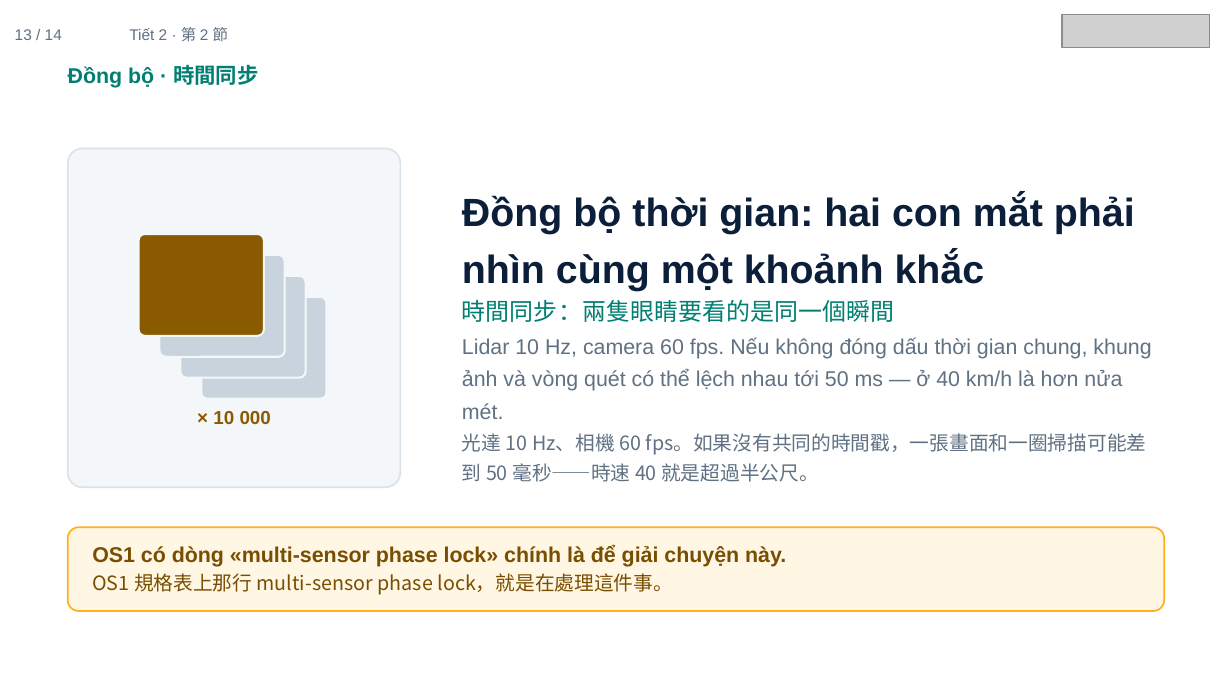
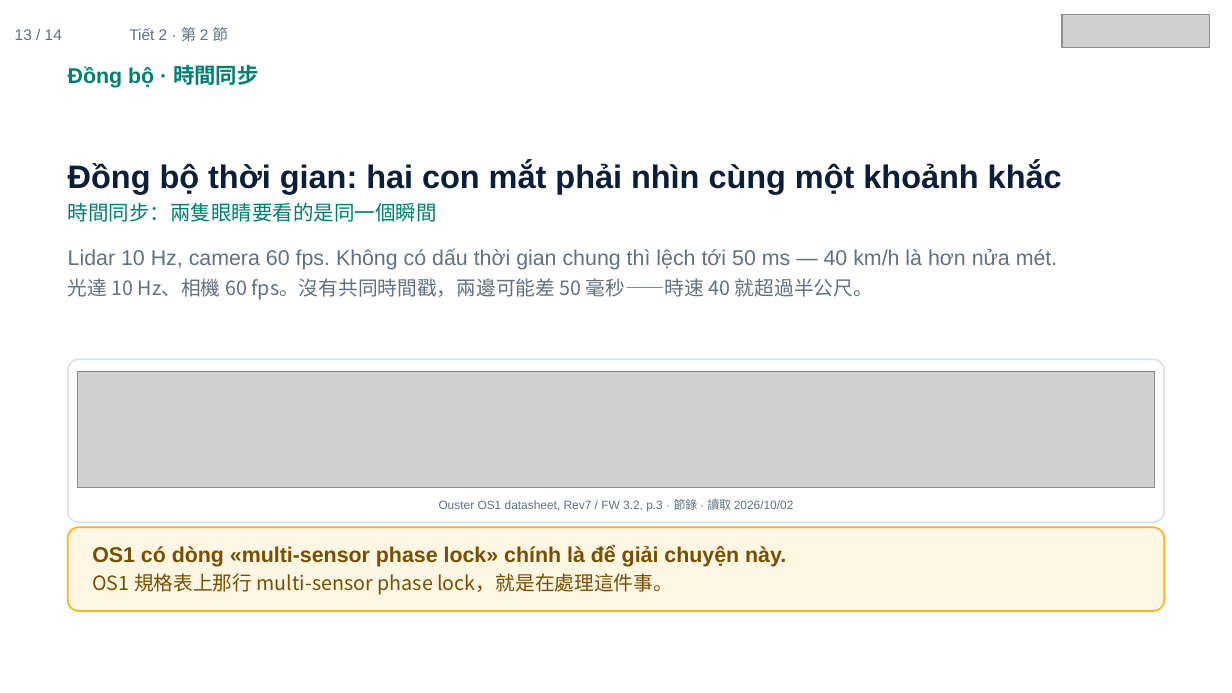
Before and after one commit to ch-neural/MITUST-Principles-of-Self-Driving-Cars, a slide deck: slide 13 of 第五週(10-08)/第五週_第2節_簡報.pptx. Drawn at 1232x693 pixels with LibreOffice and Linux fonts; fonts in the diff are those of the drawing; grey boxes stand for pictures. Boxes give left, top, right and bottom in pixels: in the first picture for what was removed or moved away, otherwise in the second. Text is boxed around its words. In the diff, an @@ line names an element or a change of style, - is before the commit and + after.

```diff
--- a/第五週(10-08)/第五週_第2節_簡報.pptx
+++ b/第五週(10-08)/第五週_第2節_簡報.pptx
@@ text "Đồng bộ thời gian: hai ...": place and size @@
-text "Đồng bộ thời gian: hai ..." at bbox=[462, 195, 1135, 322]
+text "Đồng bộ thời gian: hai ..." at bbox=[68, 162, 1062, 222]
@@ text "Đồng bộ thời gian: hai ..." at bbox=[68, 162, 1062, 222]: size 23 to 19 pt in "Đồng bộ thời gian: hai con mắt ..."; size 14 to 12 pt in "時間同步：兩隻眼睛要看的是同一個瞬間" @@
@@ rounded rectangle removed at bbox=[68, 149, 400, 488] @@
@@ rounded rectangle removed at bbox=[139, 234, 265, 336] @@
@@ text at bbox=[68, 248, 1057, 300]: text changed @@
-Lidar 10 Hz, camera 60 fps. Nếu không đóng dấu thời gian chung, khung ảnh và vòng quét có thể lệch nhau tới 50 ms — ở 40 km/h là hơn nửa mét.
-光達 10 Hz、相機 60 fps。如果沒有共同的時間戳，一張畫面和一圈掃描可能差到 50 毫秒——時速 40 就是超過半公尺。
+Lidar 10 Hz, camera 60 fps. Không có dấu thời gian chung thì lệch tới 50 ms — 40 km/h là hơn nửa mét.
+光達 10 Hz、相機 60 fps。沒有共同時間戳，兩邊可能差 50 毫秒——時速 40 就超過半公尺。
@@ rounded rectangle removed at bbox=[159, 255, 285, 357] @@
@@ rounded rectangle removed at bbox=[180, 276, 306, 378] @@
@@ rounded rectangle removed at bbox=[201, 297, 326, 399] @@
@@ rounded rectangle added at bbox=[68, 360, 1164, 522], fill #FFFFFF, outline #DBE3EA 1 pt @@
@@ picture added at bbox=[78, 372, 1154, 488] @@
@@ text removed at bbox=[213, 411, 271, 424] @@
-× 10 000
@@ text added at bbox=[439, 499, 794, 512], 7 pt, text #5F7183 @@
+Ouster OS1 datasheet, Rev7 / FW 3.2, p.3 · 節錄 · 讀取 2026/10/02
```
Also in this commit, not shown: 2 other slides changed, 4 other files.
